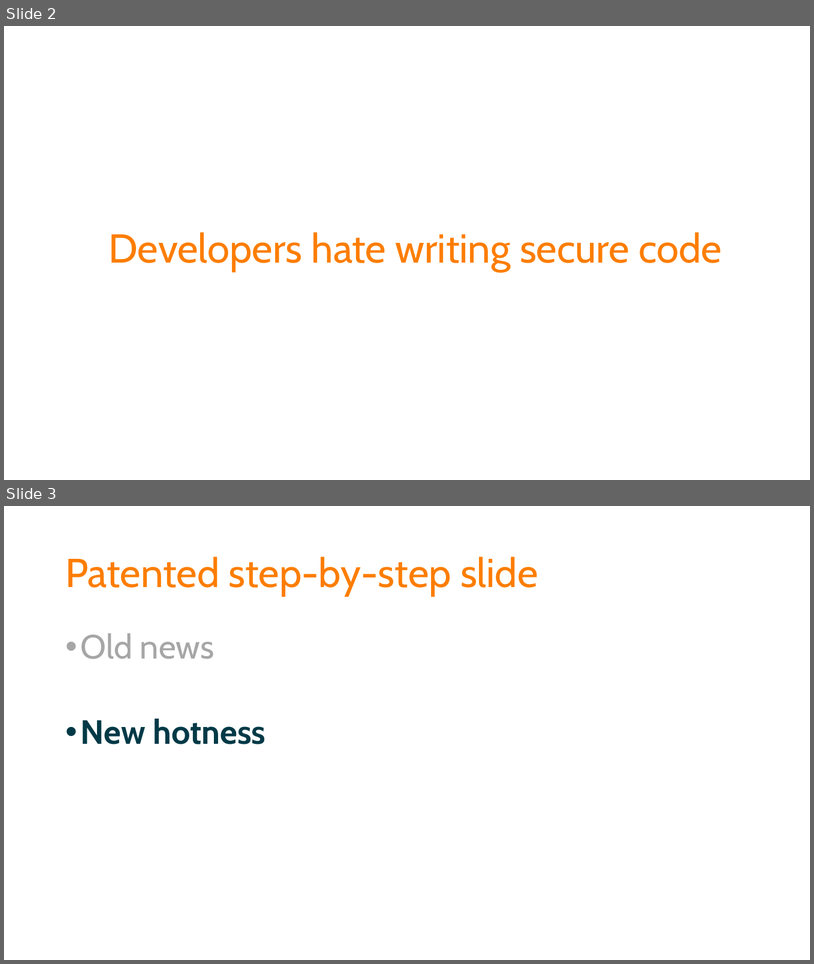
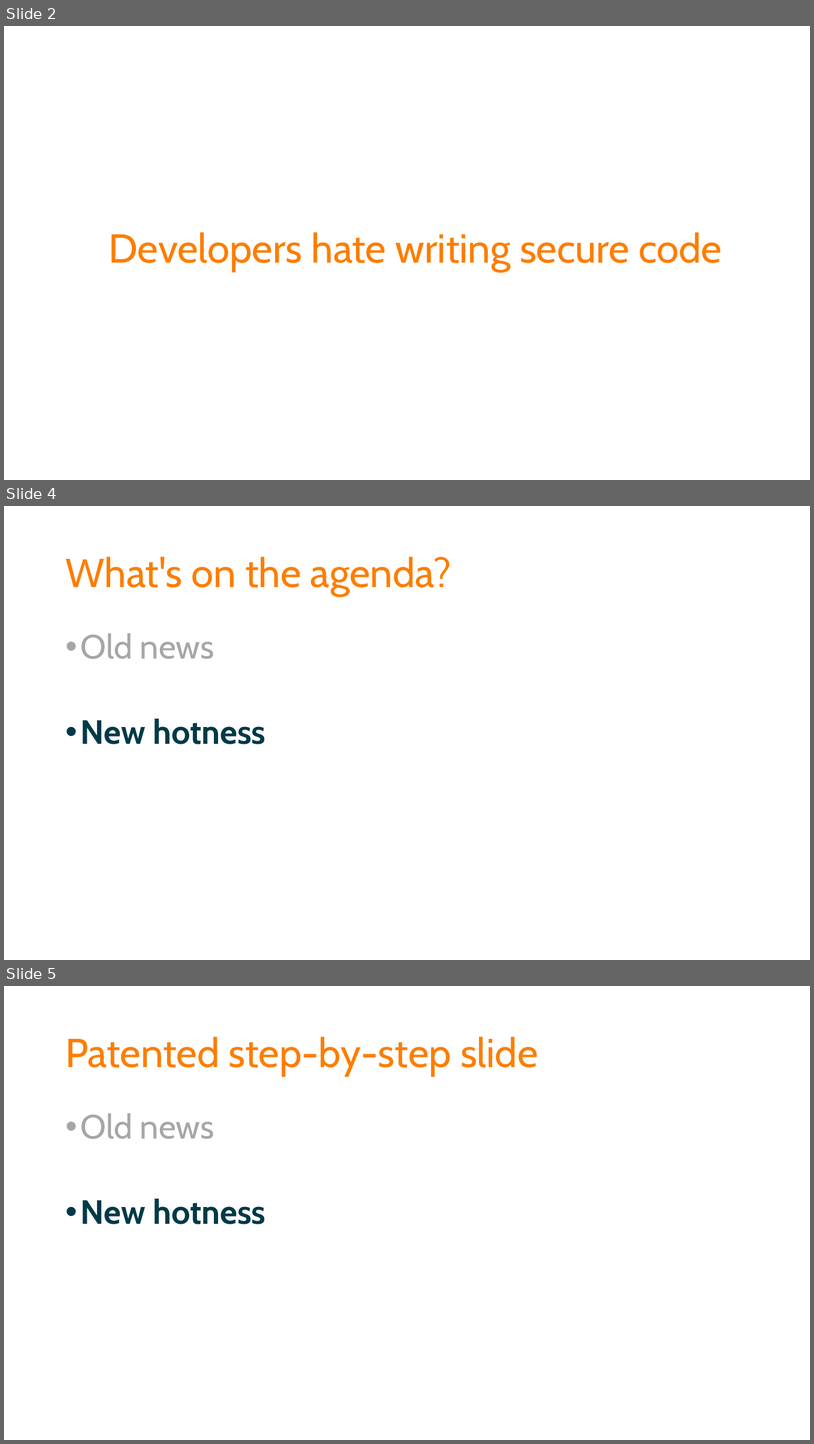
Before and after one commit to spetryjohnson/Talk---Dont-Write-Secure-Code-Design-Secure-Systems, a slide deck: Secure Systems - CodeMash 2017.pptx. Shown one above the other, each under a label of ours: slides 2 and 3 before the commit, slides 2, 4 and 5 after it; the slides between them are not shown. The pictures are 814x964 and 814x1444 pixels, drawn with LibreOffice and Linux fonts; fonts in the diff are those of the drawing. Boxes give left, top, right and bottom in pixels: in the first picture for what was removed or moved away, otherwise in the second. Text is boxed around its words. In the diff, an @@ line names an element or a change of style, - is before the commit and + after.

```diff
--- a/Secure Systems - CodeMash 2017.pptx
+++ b/Secure Systems - CodeMash 2017.pptx
@@ slide 4 added at (4,506,810,960), background #FFFFFF @@
@@ title added at (65,556,452,596), 48 pt, text #FD7D00 @@
+What's on the agenda?
@@ text added at (81,633,266,744), 40 pt, text #013947, bold @@
+• Old news
+• New hotness
@@ what was slide 3 is now slide 5 @@
```
Also in this commit, not shown: 1 other slide added, 1 other file.
